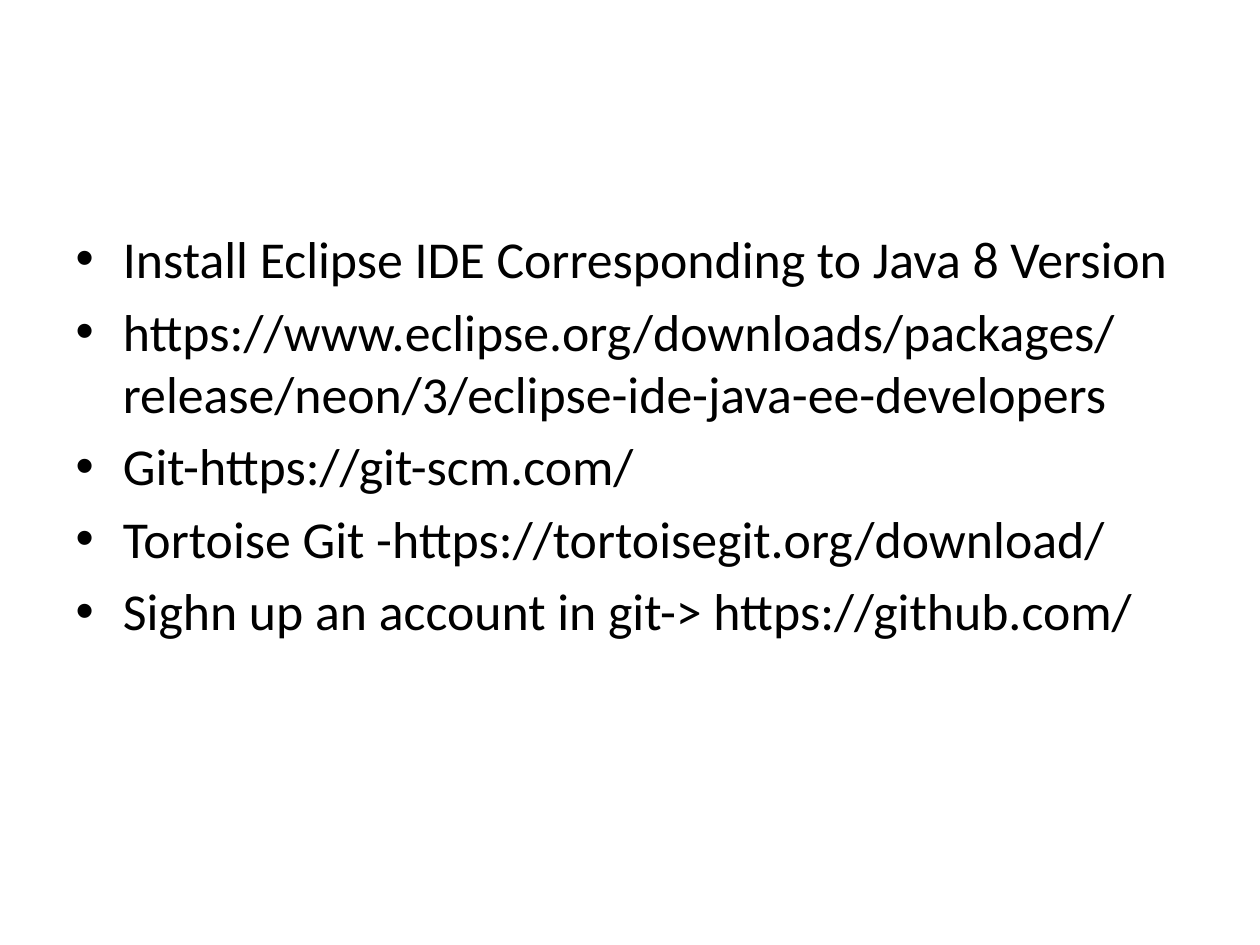
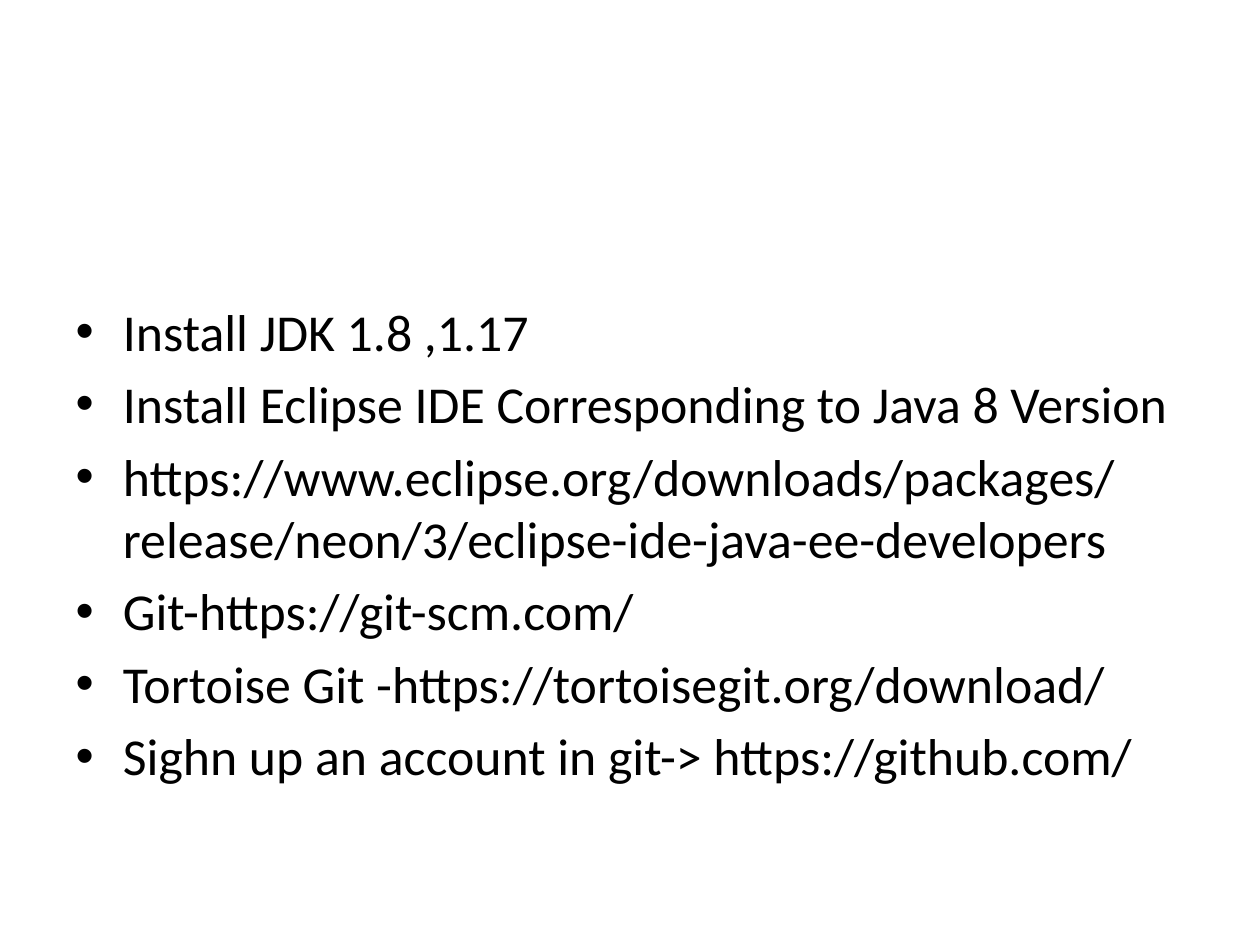
Before and after one commit to BesantJ2ee/Java_09_July_Batch, a slide deck: slide 17 of Java Course.pptx. Drawn at 1260x945 pixels with LibreOffice and Linux fonts; fonts in the diff are those of the drawing. Boxes give left, top, right and bottom in pixels: in the first picture for what was removed or moved away, otherwise in the second. Text is boxed around its words. In the diff, an @@ line names an element or a change of style, - is before the commit and + after.

Commit message:
Last page modified

```diff
--- a/Java Course.pptx
+++ b/Java Course.pptx
@@ text at [123, 315, 529, 358]: paragraph added @@
+• Install JDK 1.8 ,1.17
```
